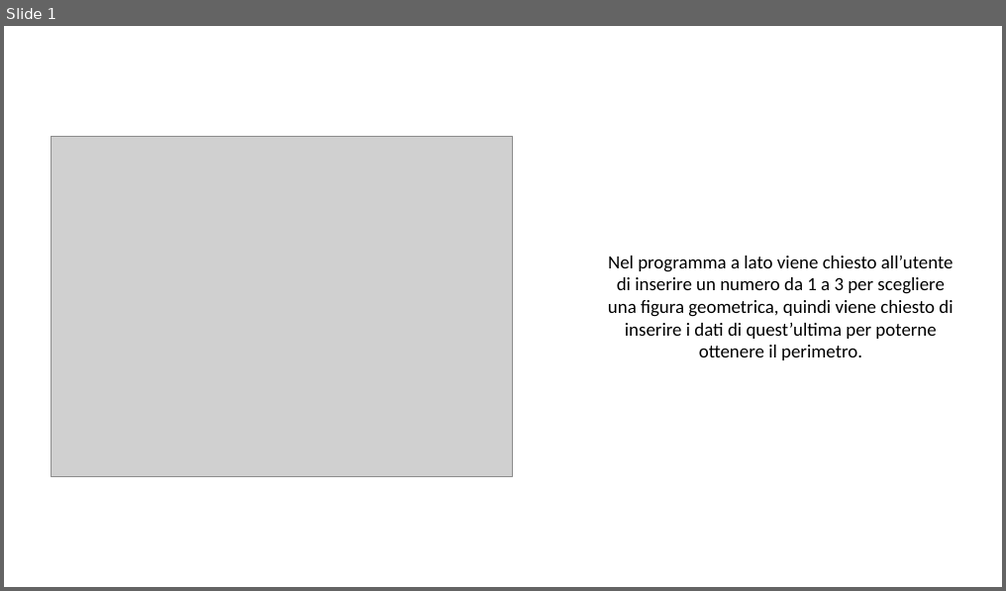
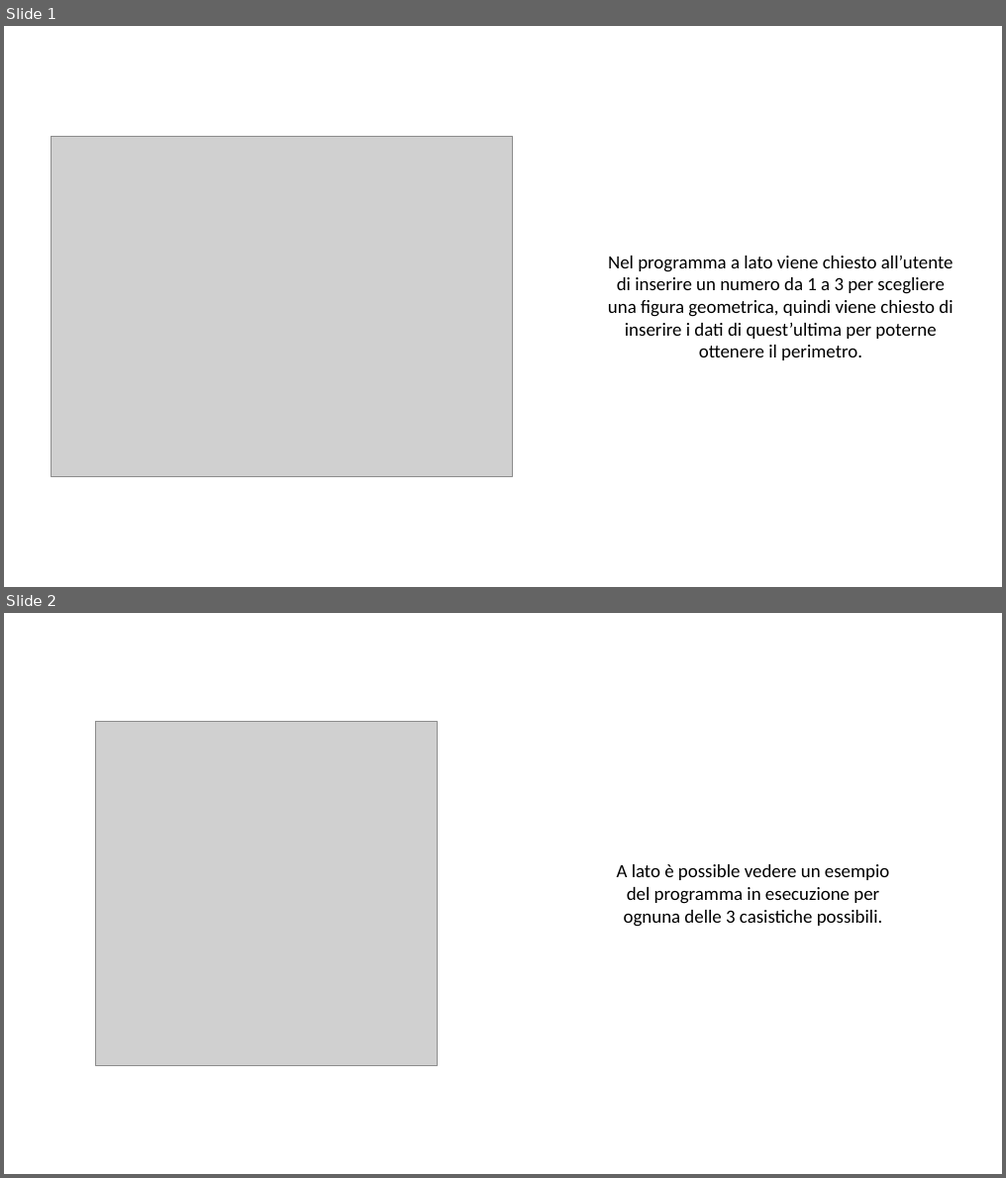
Before and after one commit to MarcoDantoni/Epicode-Consegna-S3-L3, a slide deck: Calcolatore di Perimetro.pptx. Shown one above the other, each under a label of ours: slide 1 before the commit, slides 1 and 2 after it. The pictures are 1006x591 and 1006x1178 pixels, drawn with LibreOffice and Linux fonts; fonts in the diff are those of the drawing; grey boxes stand for pictures. Boxes give left, top, right and bottom in pixels: in the first picture for what was removed or moved away, otherwise in the second. Text is boxed around its words. In the diff, an @@ line names an element or a change of style, - is before the commit and + after.

```diff
--- a/Calcolatore di Perimetro.pptx
+++ b/Calcolatore di Perimetro.pptx
@@ slide 2 added at box(4, 613, 1002, 1174), background #FFFFFF @@
@@ picture added at box(96, 722, 438, 1065) @@
@@ text added at box(617, 864, 889, 927), 18 pt, text #000000 @@
+A lato è possible vedere un esempio del programma in esecuzione per ognuna delle 3 casistiche possibili.
```
